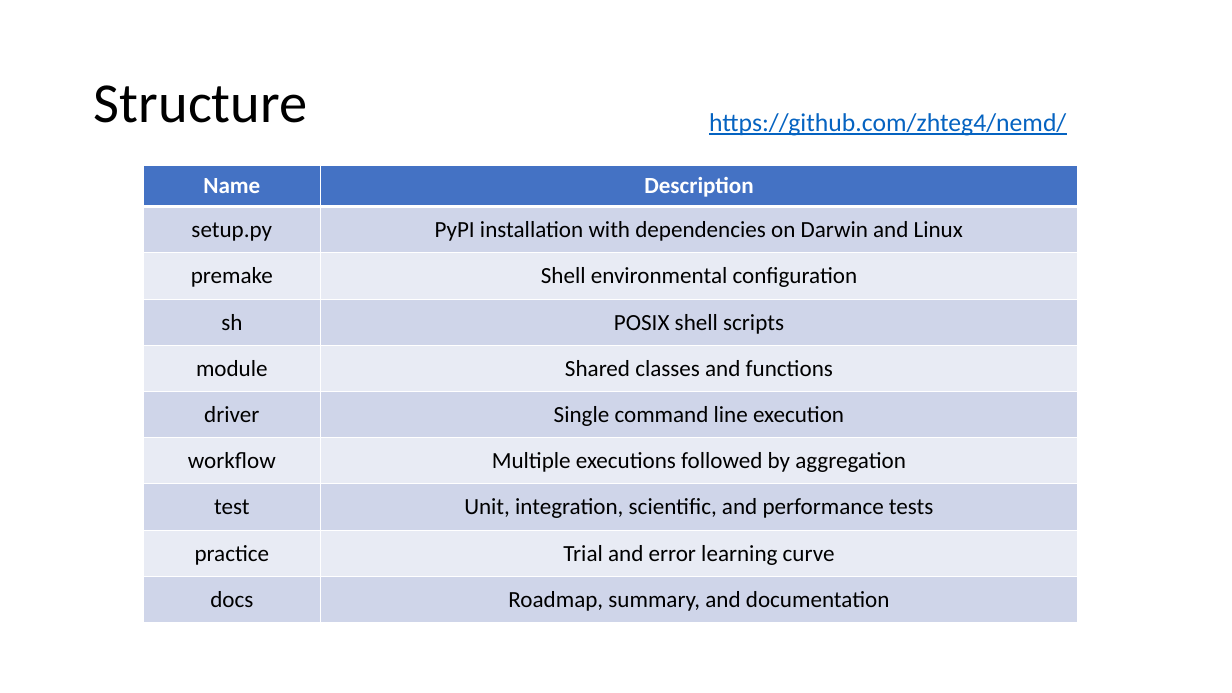
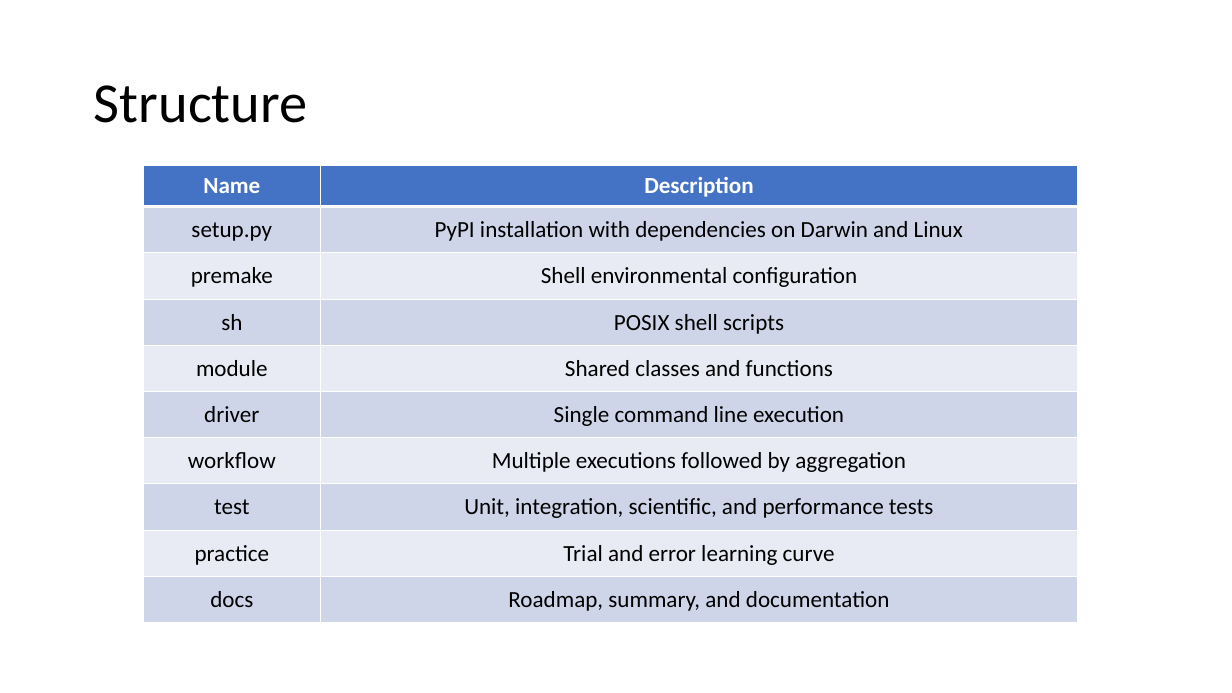
Before and after one commit to zhteg4pvt/nemd, a slide deck: slide 3 of docs/power_point/nemd.pptx (slide 4 before the commit). Drawn at 1232x693 pixels with LibreOffice and Linux fonts; fonts in the diff are those of the drawing. Boxes give left, top, right and bottom in pixels: in the first picture for what was removed or moved away, otherwise in the second. Text is boxed around its words. In the diff, an @@ line names an element or a change of style, - is before the commit and + after.

Commit message:
nemd ppt updated

```diff
--- a/docs/power_point/nemd.pptx
+++ b/docs/power_point/nemd.pptx
@@ text removed at (x1=709, y1=113, x2=1066, y2=136) @@
-https://github.com/zhteg4/nemd/
```
Also in this commit, not shown: 3 other slides changed, 1 slide added, 1 slide removed, 3 other files.
